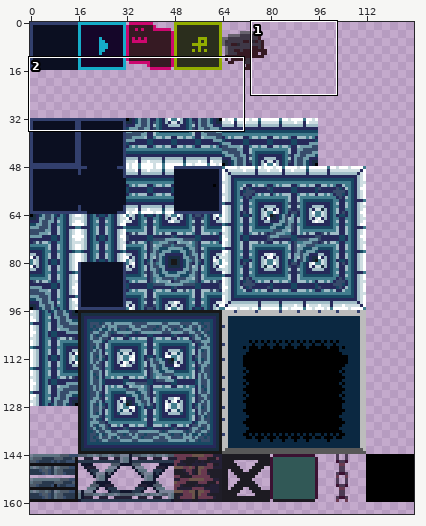
Sprite sheet, stored at src/resource/tileset/BackGroundTileset.png. Above: a wide view before the commit, with the close-up outlined.
Close-up. Before:
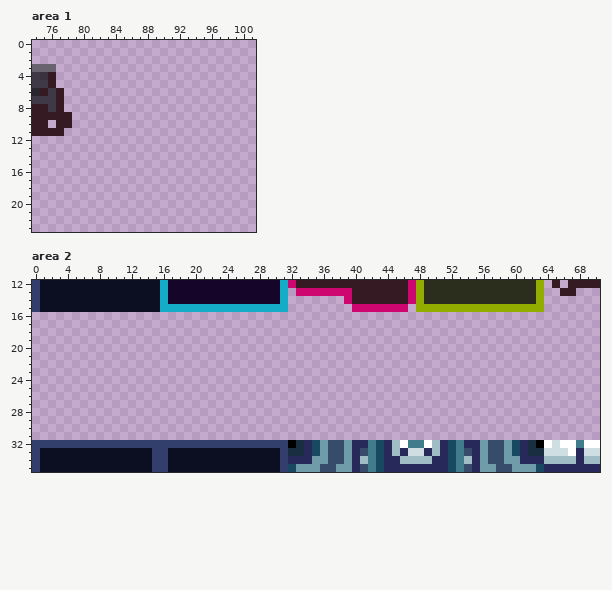
The file is 128x320 pixels. Colours within 5 levels of each other are drawn and written as one. Shown: area 1: x 74..101, y 0..23; area 2: x 0..70, y 12..35. The wide view leaves out empty margins.
The result:
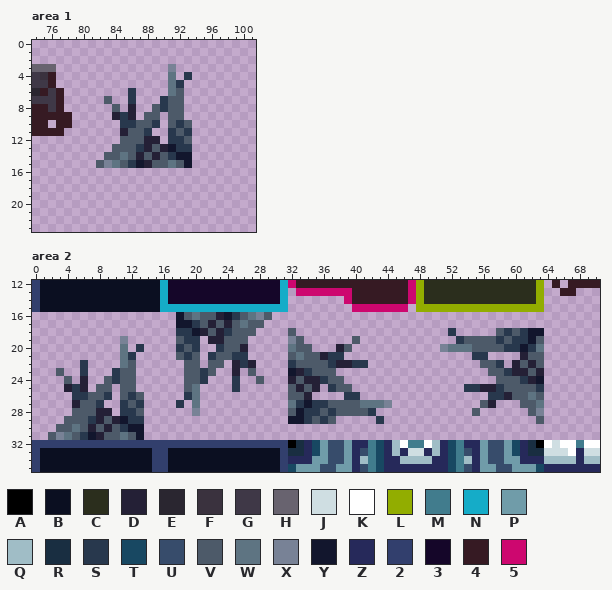
Palette (. is transparent): A #000000  B #0b0f21  C #2b2e1d  D #242036  E #2a2630  F #3a323e  G #3f3847  H #68636f  J #cfdee2  K #ffffff  L #92ad00  M #417c8d  N #15acc8  P #709ca9  Q #a0bdc6  R #192e41  S #28384d  T #184862  U #374c6b  V #4d5a69  W #5e7482  X #788296  Y #12162d  Z #26295a  2 #323f6d  3 #150629  4 #361a23  5 #cd076f
From old to new:
Changed rows in their new state; - is an unchanged pixel.
Area 1:
first column x 82:
 3 ---------X--
 4 ---------W-S
 5 ---------WS-
 6 ----S----WV-
 7 -V--S---SVV-
 8 --V-D--VSVV-
 9 --DSD-VV-VV-
10 ---SSVVS-VSV
11 ---DVVS--SVS
12 ---VVVDD-SSV
13 --VVVSDVDYSS
14 -VVWVDVDVSYY
15 VXWVSYDVVWVY
Area 2:
first column x 2:
16 ----------------YVWVVDYSVWXV----------------------------------
17 ----------------YYSVDVDVWVV-----------------------------------
18 ----------------SSYDVDSVVV----V-------------------S-----VSVSYY
19 ---------X------VSS-DDVVV-----XV------V------------SVVVVSVSSYV
20 ---------W-S----SVS--SVVD-----WVV---DV-----------XWWWVVVVSSYSW
21 ---------WS-----VSV-SVVSS-----VWVVDSS----------------SS----DVV
22 ----S----WV------VV-VV-DSD----SVVVVSDDSS--------------VVS-DVDV
23 -V--S---SVV------VVSV--D-V----YDSVVV-------------------VVSDDVD
24 --V-D--VSVV------VVS---S--V---DVDDSVV-------------------VVVSDY
25 --DSD-VV-VV------VW----S------VDVD-SVV--------------SSDDSVVVVS
26 ---SSVVS-VSV-----SW-----------VVD----SS----------------SSDVVWV
27 ---DVVS--SVS----S-W-----------WSYSSVVVVWWWX-----------VD---VVW
28 ---VVVDD-SSV------X-----------VYSSVSVVVVS------------V------VX
29 --VVVSDVDYSS------------------YYSVSV-----S-------------------V
30 -VVWVDVDVSYY--------------------------------------------------
31 VXWVSYDVVWVY--------------------------------------------------
Where, in picture pixels (left, top, right, bottom), the same in both close-ups:
added: (96, 64, 192, 168)
added: (176, 312, 392, 424)
added: (440, 328, 544, 424)
added: (48, 336, 144, 440)
